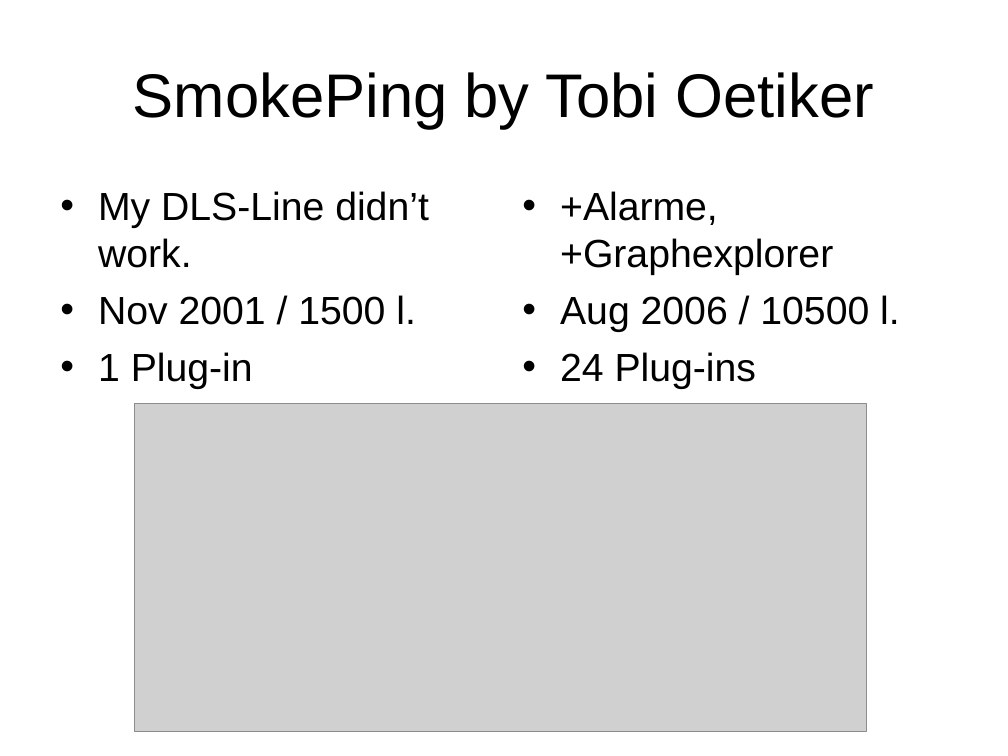
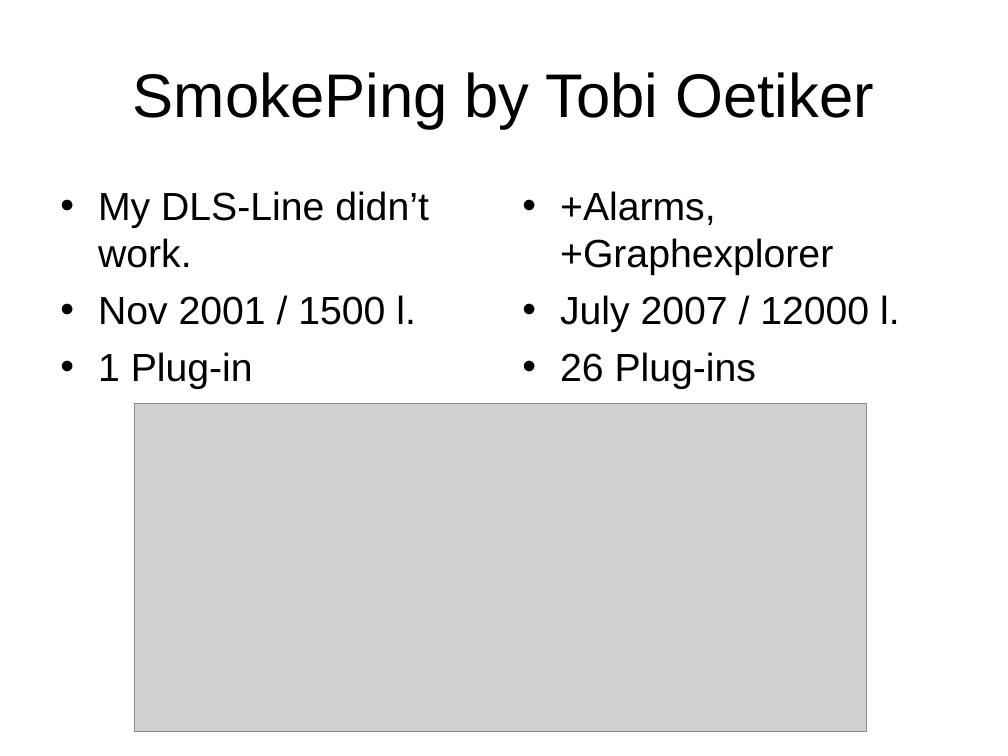
Before and after one commit to Distrotech/rrdtool, a slide deck: slide 122 of talks/rrdtoolfast/monitoring-en.ppt (slide 110 before the commit). Drawn at 1008x756 pixels with LibreOffice and Linux fonts; fonts in the diff are those of the drawing; grey boxes stand for pictures. Boxes give left, top, right and bottom in pixels: in the first picture for what was removed or moved away, otherwise in the second. Text is boxed around its words. In the diff, an @@ line names an element or a change of style, - is before the commit and + after.

```diff
--- a/talks/rrdtoolfast/monitoring-en.ppt
+++ b/talks/rrdtoolfast/monitoring-en.ppt
@@ text at (560, 191, 900, 389): text changed @@
-• +Alarme, +Graphexplorer
-• Aug 2006 / 10500 l.
-• 24 Plug-ins
+• +Alarms, +Graphexplorer
+• July 2007 / 12000 l.
+• 26 Plug-ins
```
Also in this commit, not shown: 14 other slides changed, 18 slides added, 6 slides removed, 2 other files.
